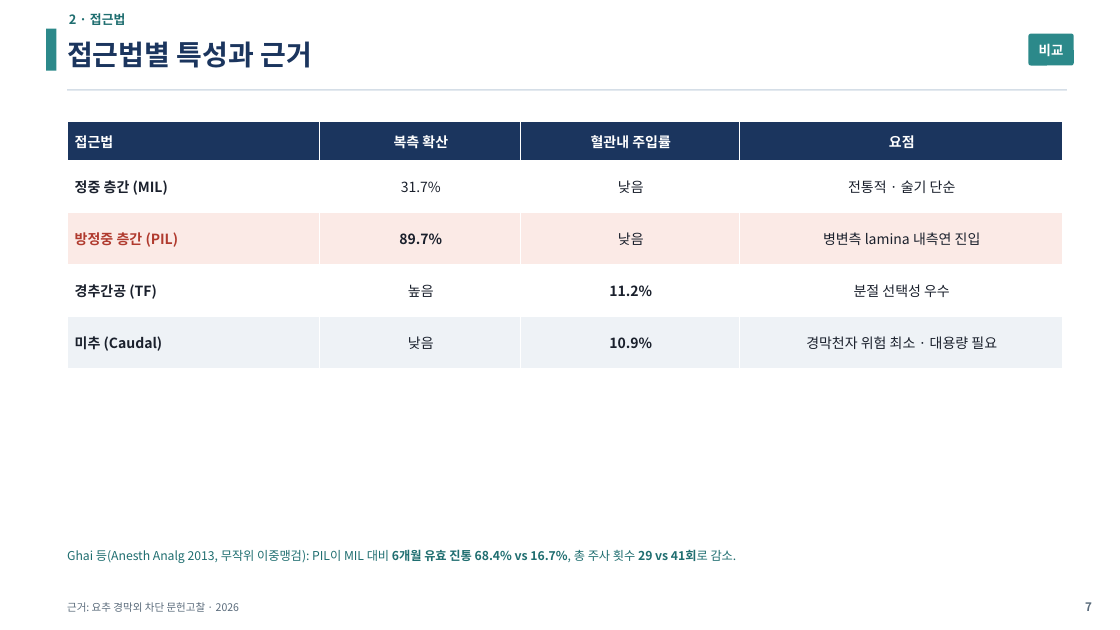
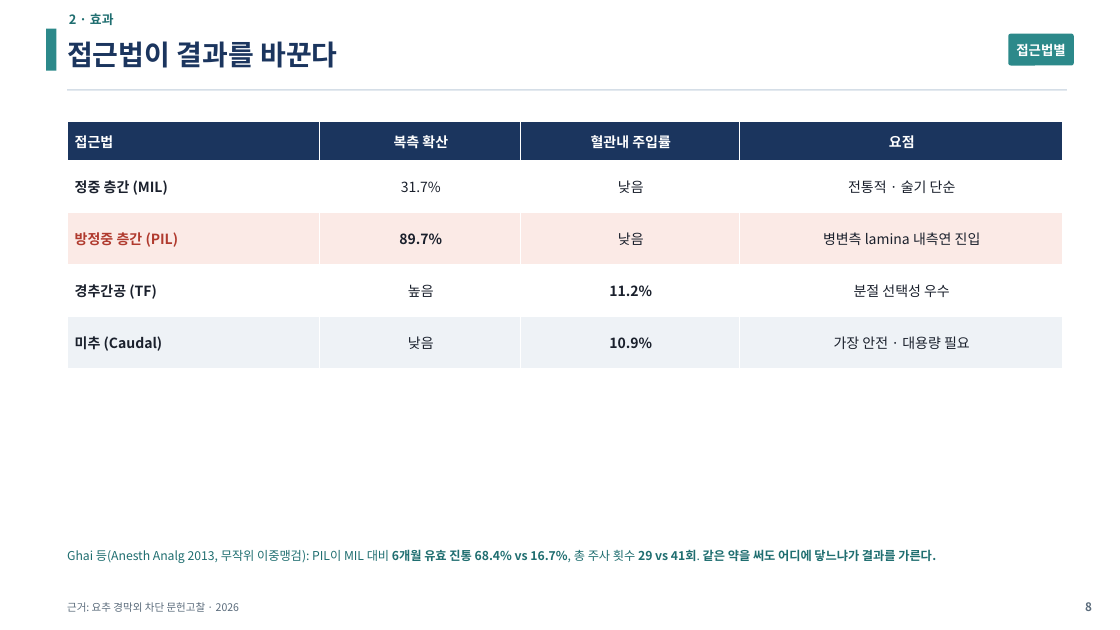
Before and after one commit to wonkeeparkos-pixel/ppt-work, a slide deck: slide 8 of 문헌고찰_Lumbar_Epidural_Block/03_산출물/LEB_발표.pptx (slide 7 before the commit). Drawn at 1120x630 pixels with LibreOffice and Linux fonts; fonts in the diff are those of the drawing. Boxes give left, top, right and bottom in pixels: in the first picture for what was removed or moved away, otherwise in the second. Text is boxed around its words. In the diff, an @@ line names an element or a change of style, - is before the commit and + after.

```diff
--- a/문헌고찰_Lumbar_Epidural_Block/03_산출물/LEB_발표.pptx
+++ b/문헌고찰_Lumbar_Epidural_Block/03_산출물/LEB_발표.pptx
@@ text at <box>69,13,114,25</box>: text changed @@
-2 · 접근법
+2 · 효과
@@ text at <box>67,41,337,68</box>: text changed @@
-접근법별 특성과 근거
+접근법이 결과를 바꾼다
@@ rounded rectangle: place and size @@
-rounded rectangle at <box>1028,34,1074,66</box>
+rounded rectangle at <box>1008,34,1074,66</box>
@@ text at <box>1016,43,1065,56</box>: text changed @@
-비교
+접근법별
@@ table at <box>67,122,1063,369</box> @@
-row 5, column 4: 경막천자 위험 최소 · 대용량 필요
+row 5, column 4: 가장 안전 · 대용량 필요
@@ text at <box>67,549,936,563</box>: text changed @@
-Ghai 등(Anesth Analg 2013, 무작위 이중맹검): PIL이 MIL 대비 6개월 유효 진통 68.4% vs 16.7%, 총 주사 횟수 29 vs 41회로 감소.
+Ghai 등(Anesth Analg 2013, 무작위 이중맹검): PIL이 MIL 대비 6개월 유효 진통 68.4% vs 16.7%, 총 주사 횟수 29 vs 41회. 같은 약을 써도 어디에 닿느냐가 결과를 가른다.
@@ text at <box>1085,602,1092,611</box>: text changed @@
-7
+8
```
Also in this commit, not shown: 32 other slides changed, 7 slides added, 8 other files.
